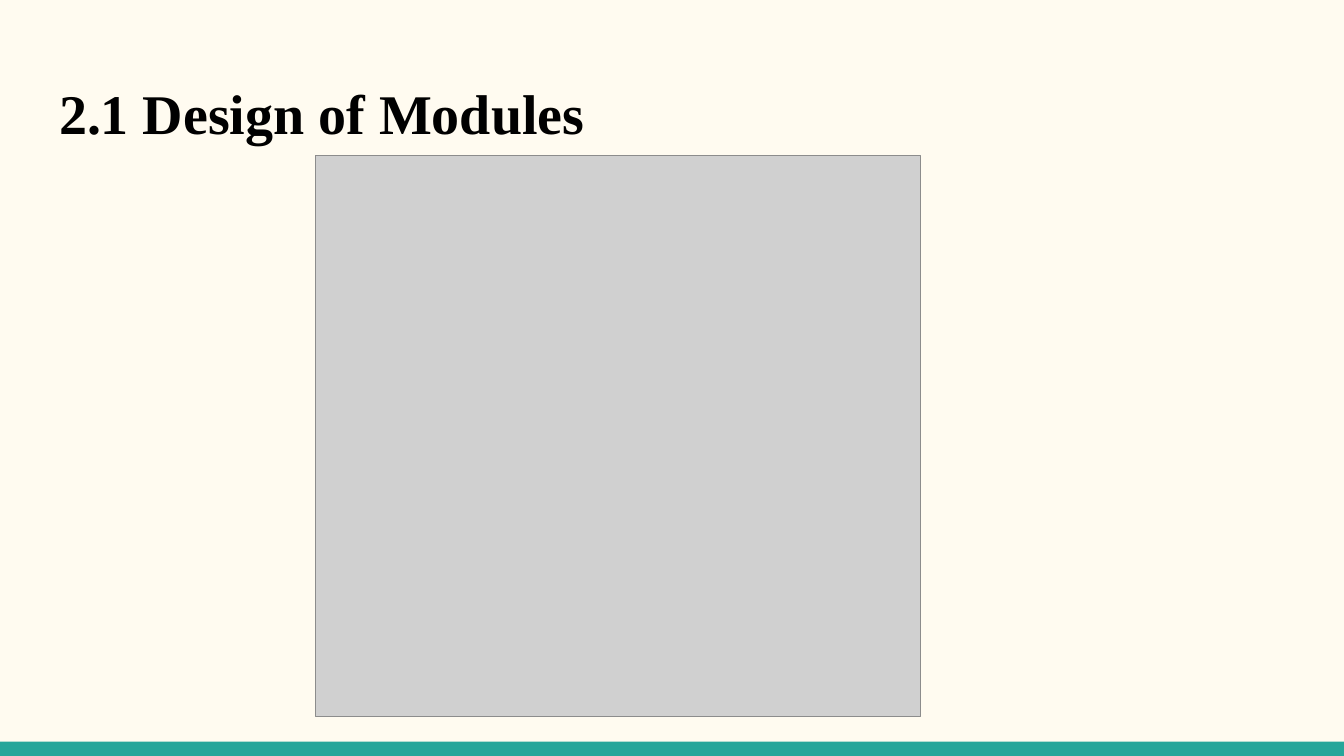
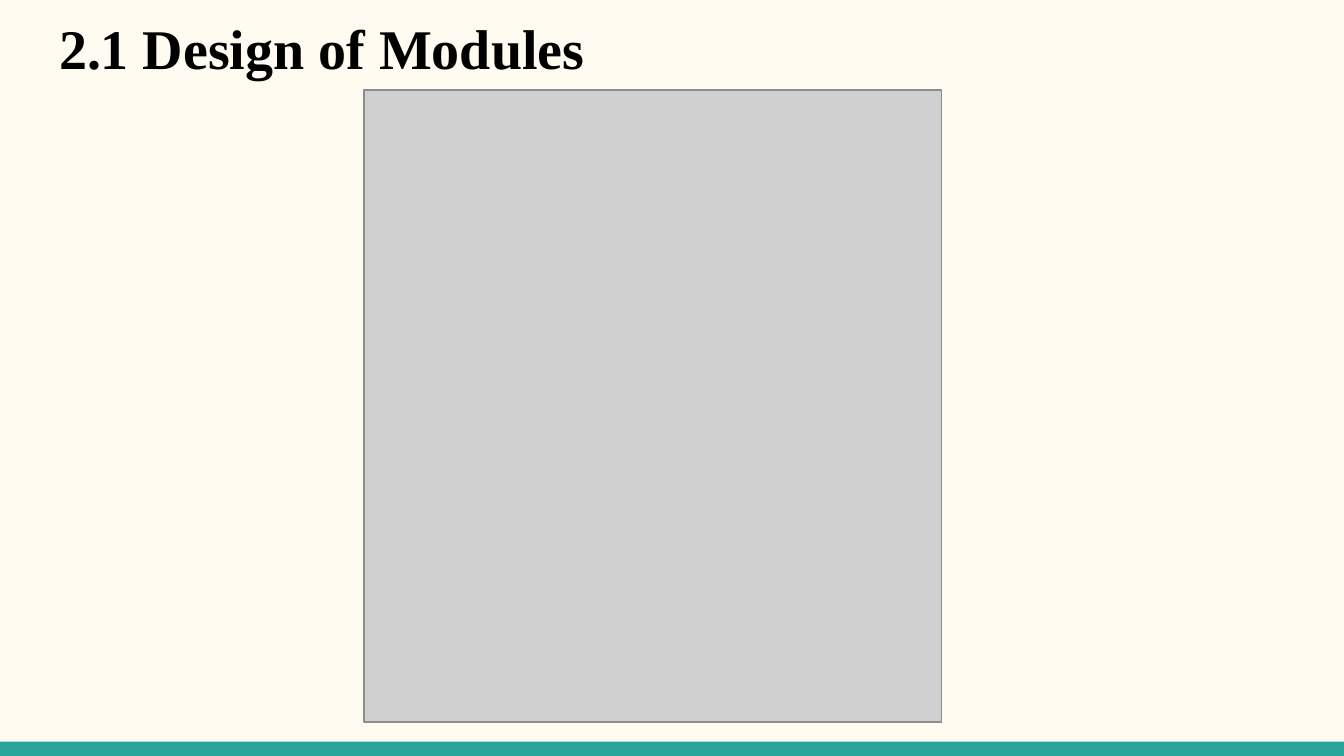
Before and after one commit to grey-hat2003/handwritten-digit-classification, a slide deck: slide 11 of docs/Final ppt.pptx. Drawn at 1344x756 pixels with LibreOffice and Linux fonts; fonts in the diff are those of the drawing; grey boxes stand for pictures. Boxes give left, top, right and bottom in pixels: in the first picture for what was removed or moved away, otherwise in the second. Text is boxed around its words. In the diff, an @@ line names an element or a change of style, - is before the commit and + after.

Commit message:
made changes to ppt added new draw.io file

```diff
--- a/docs/Final ppt.pptx
+++ b/docs/Final ppt.pptx
@@ text "2.1 Design of Modules": place and size @@
-text "2.1 Design of Modules" at [59, 94, 584, 145]
+text "2.1 Design of Modules" at [59, 29, 584, 79]
@@ picture: place and size @@
-picture at [316, 156, 921, 718]
+picture at [364, 90, 942, 722]
```
Also in this commit, not shown: 2 other files.
